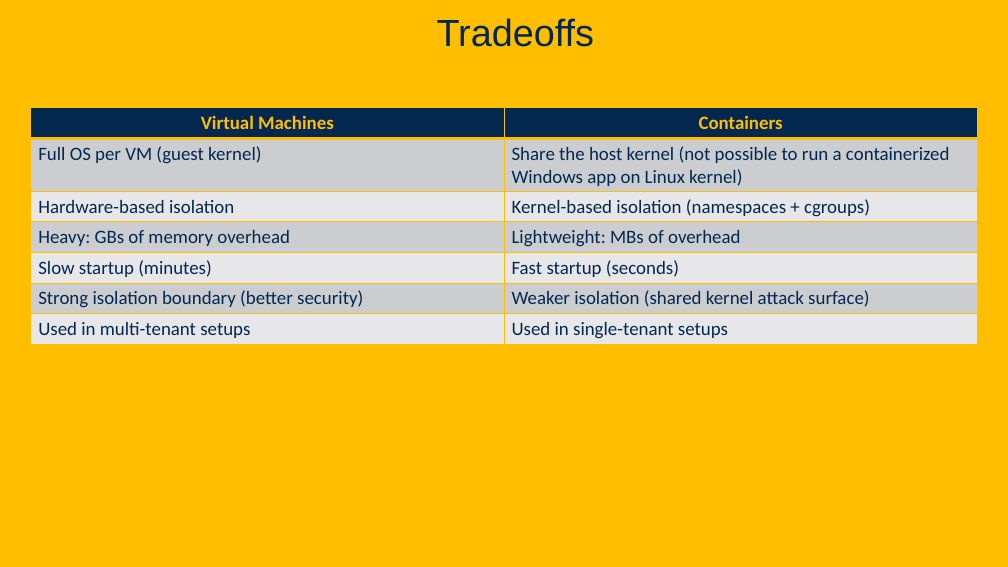
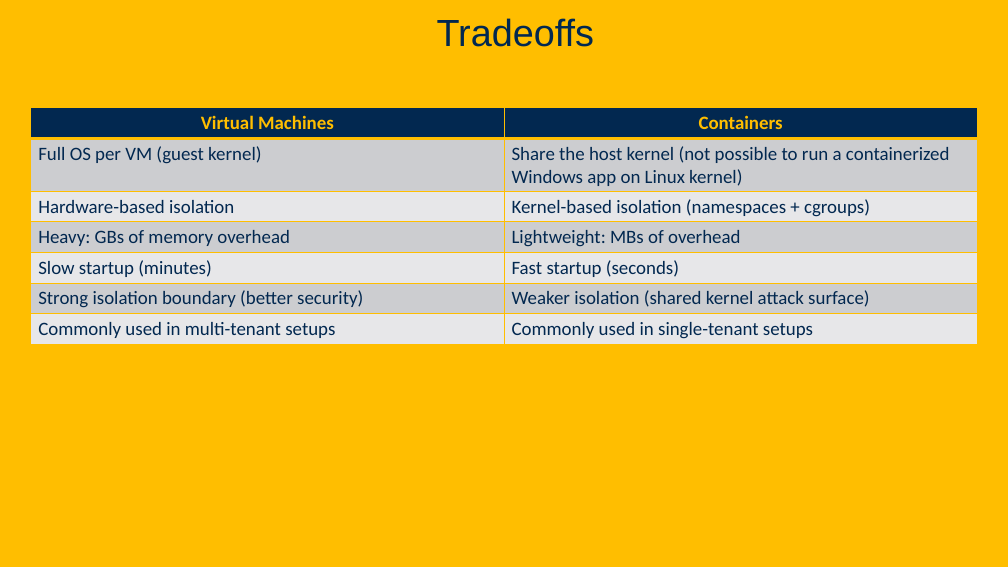
Before and after one commit to davsec-teaching/W26_ECS_160, a slide deck: slide 13 of slides/Kubernetes.pptx. Drawn at 1008x567 pixels with LibreOffice and Linux fonts; fonts in the diff are those of the drawing; background and template pictures are left out. Boxes give left, top, right and bottom in pixels: in the first picture for what was removed or moved away, otherwise in the second. Text is boxed around its words. In the diff, an @@ line names an element or a change of style, - is before the commit and + after.

```diff
--- a/slides/Kubernetes.pptx
+++ b/slides/Kubernetes.pptx
@@ table at [31, 107, 978, 344] @@
-row 7, column 1: Used in multi-tenant setups
+row 7, column 1: Commonly used in multi-tenant setups
-row 7, column 2: Used in single-tenant setups
+row 7, column 2: Commonly used in single-tenant setups
```
Also in this commit, not shown: 16 other slides changed, 7 slides added, 1 slide removed, 1 other file.
